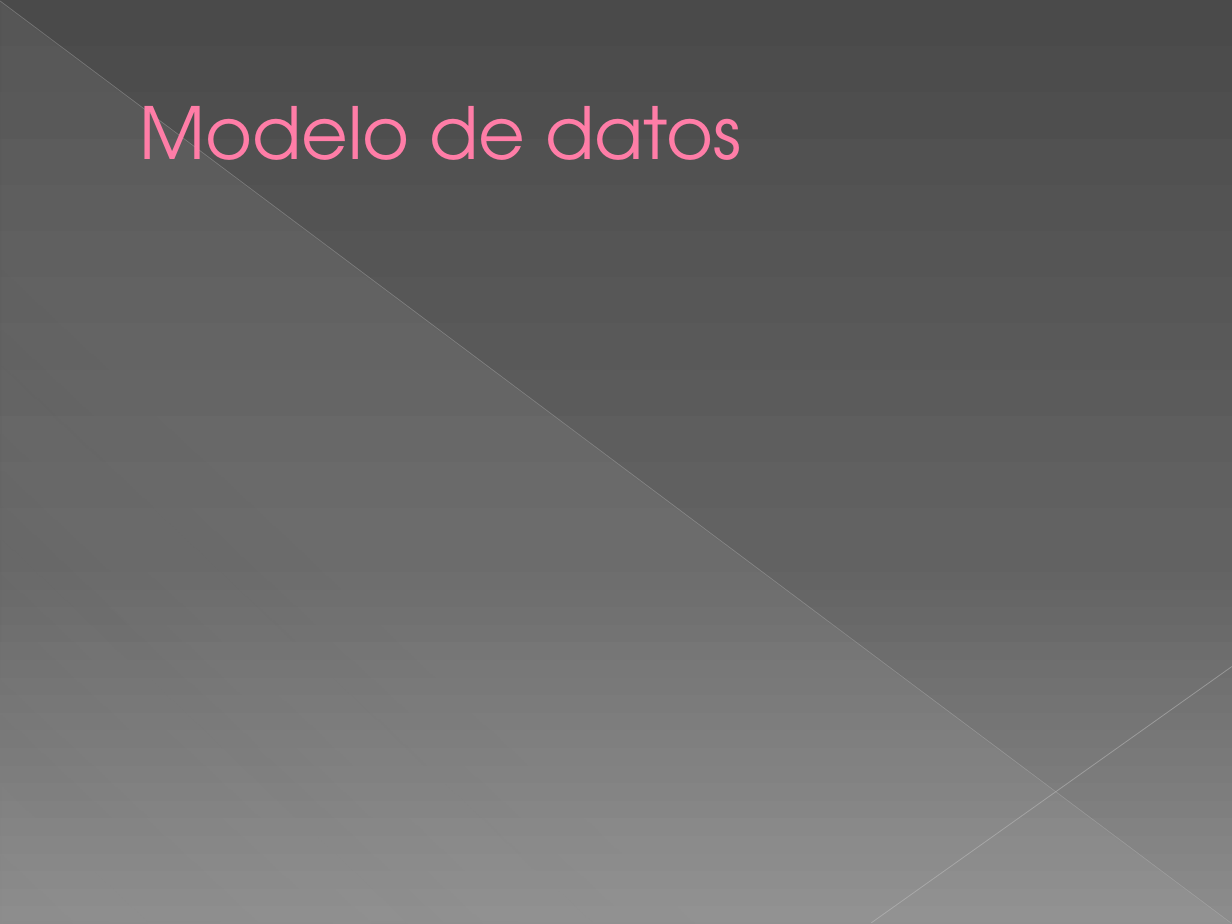
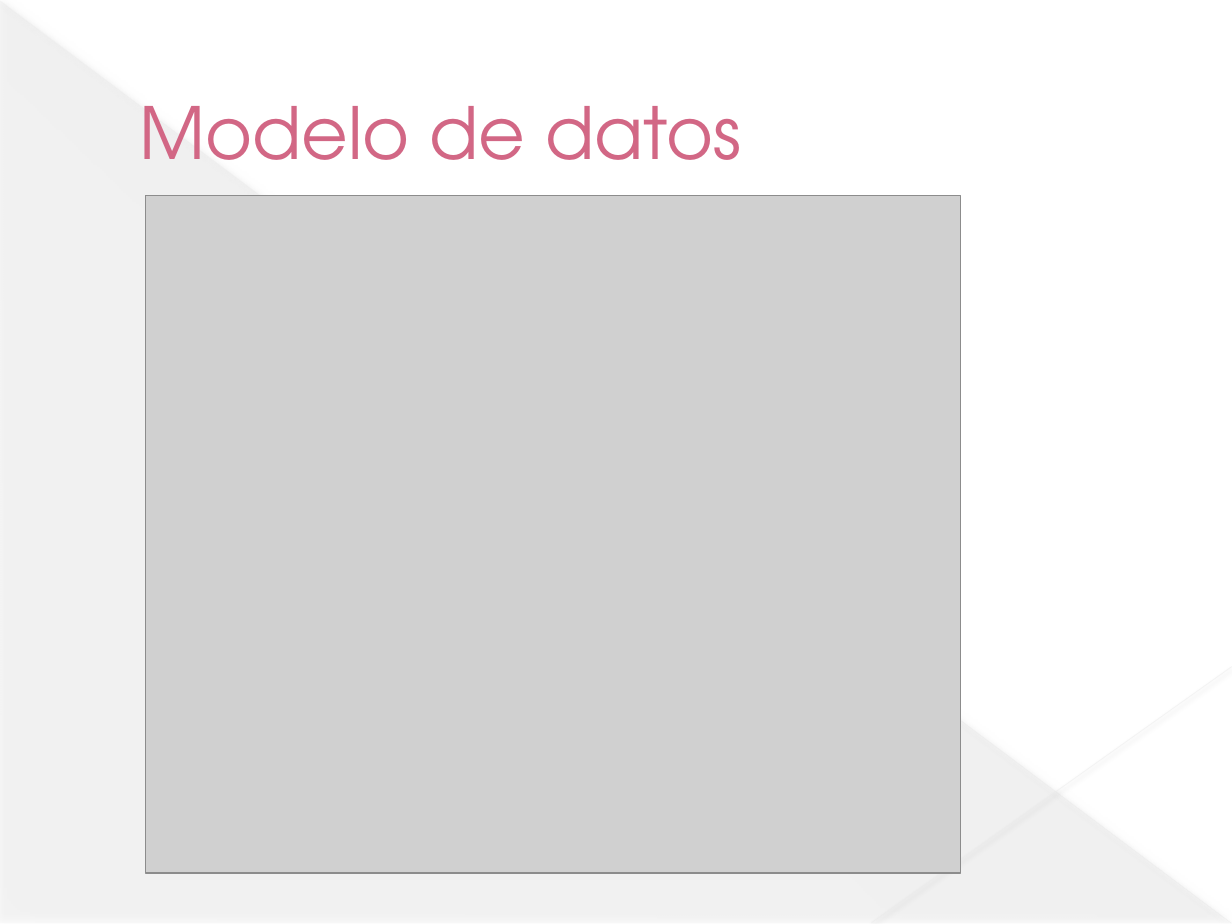
Before and after one commit to jesusdavidguti/ProyectoFinDeCurso, a slide deck: slide 3 of Presentación/Proyecto fin de curso.pptx. Drawn at 1232x924 pixels with LibreOffice and Linux fonts; fonts in the diff are those of the drawing; grey boxes stand for pictures. Boxes give left, top, right and bottom in pixels: in the first picture for what was removed or moved away, otherwise in the second. Text is boxed around its words. In the diff, an @@ line names an element or a change of style, - is before the commit and + after.

```diff
--- a/Presentación/Proyecto fin de curso.pptx
+++ b/Presentación/Proyecto fin de curso.pptx
@@ background gradient #4A4A4A to #626262 to #8C8C8C to #FFFFFF @@
@@ line (0, 1) - (1231, 923): stroke #BFBFBF 0.39 pt to #E8E8E8 0.4 pt @@
@@ right triangle at box(1, 2, 1231, 924): shadow on @@
@@ text "Modelo de datos" at box(139, 106, 741, 160): text colour #FF7DA7 to #D26785, letter outline #B12761 0.5 pt to none @@
@@ picture added at box(145, 196, 960, 873) @@
@@ line (1232, 667) - (871, 923): stroke #C6C6C6 0.47 pt to #EAEAEA 0.48 pt @@
```
Also in this commit, not shown: 2 other slides changed, 1 other file.
